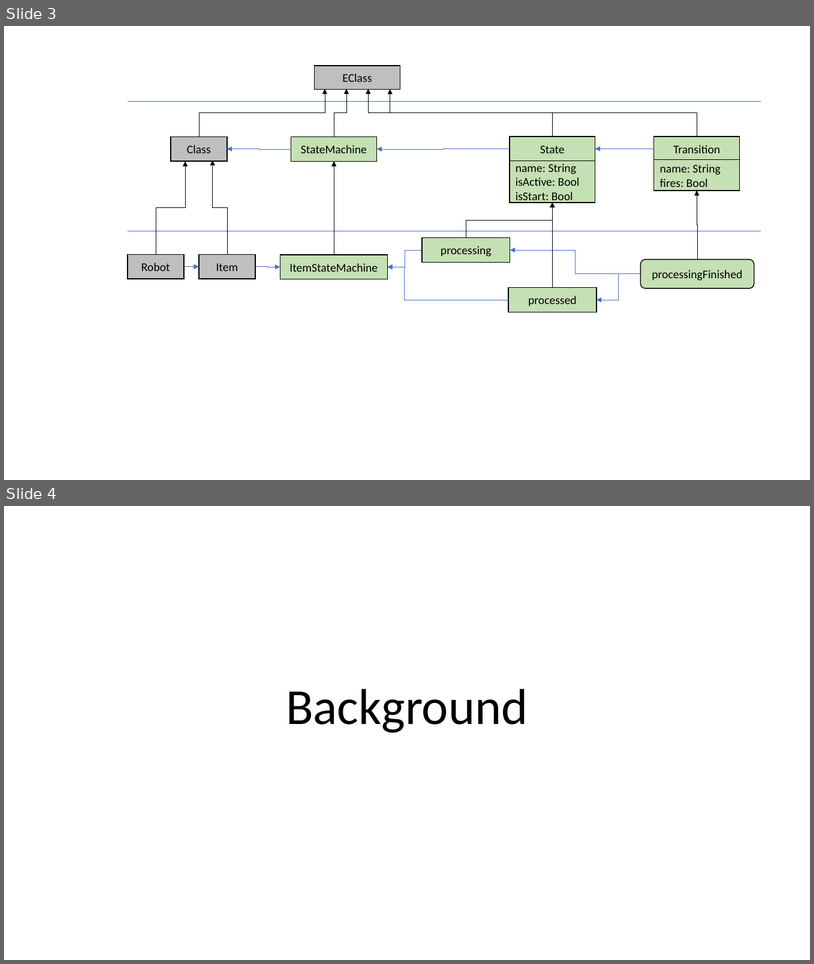
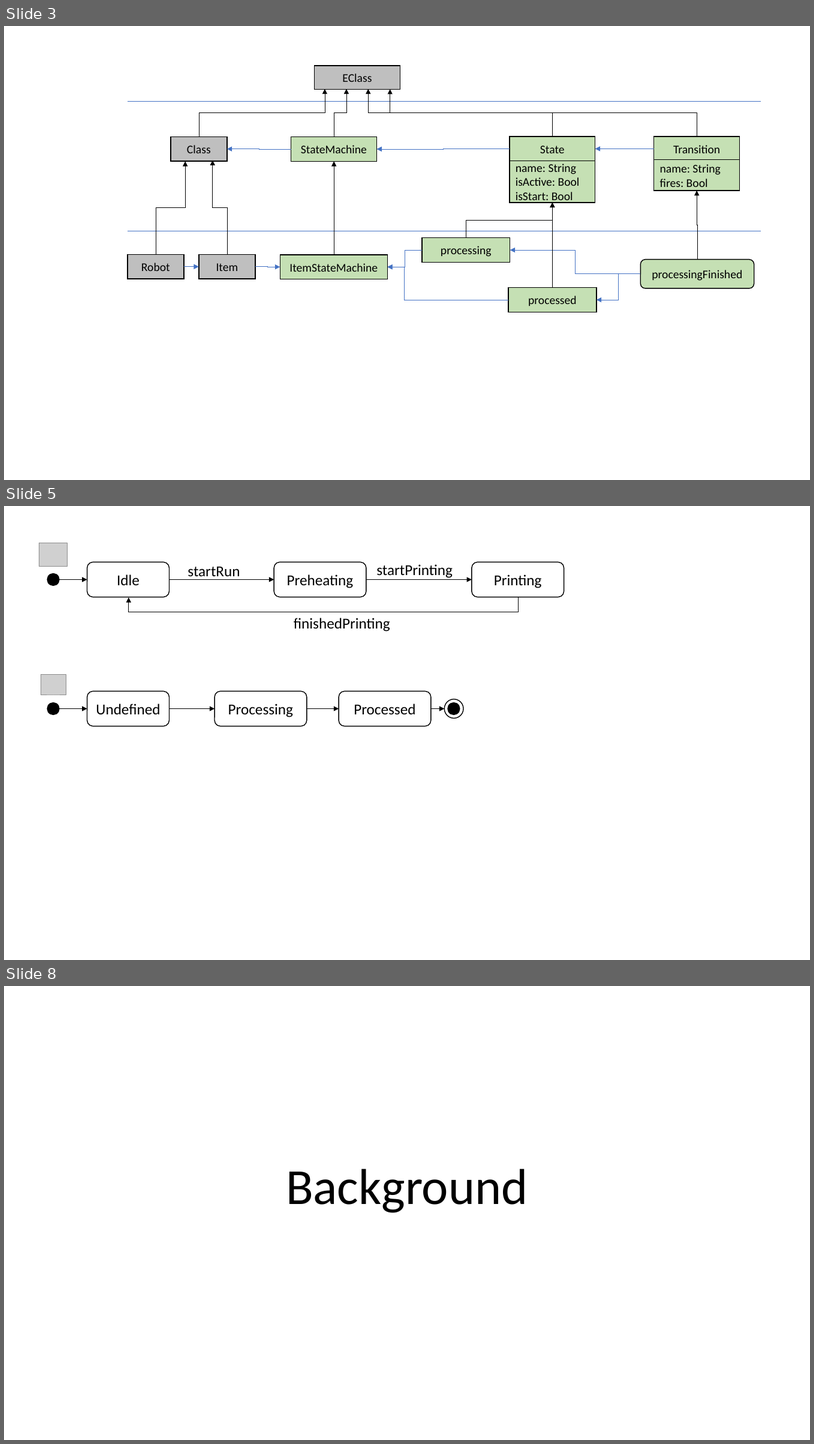
Before and after one commit to cdl-mint/at-journal, a slide deck: figures/2022_AT_Figures.pptx. Shown one above the other, each under a label of ours: slides 3 and 4 before the commit, slides 3, 5 and 8 after it; the slides between them are not shown. The pictures are 814x964 and 814x1444 pixels, drawn with LibreOffice and Linux fonts; fonts in the diff are those of the drawing; grey boxes stand for pictures. Boxes give left, top, right and bottom in pixels: in the first picture for what was removed or moved away, otherwise in the second. Text is boxed around its words. In the diff, an @@ line names an element or a change of style, - is before the commit and + after.

```diff
--- a/figures/2022_AT_Figures.pptx
+++ b/figures/2022_AT_Figures.pptx
@@ slide 5 added at (4,506,810,960), background #FFFFFF @@
@@ picture added at (39,543,68,567) @@
@@ ellipse added at (48,574,60,586), fill #000000, outline #000000 1 pt @@
@@ rounded rectangle added at (87,562,170,597), outline #000000 1 pt, 18 pt, text #000000 @@
+Idle
@@ text added at (188,566,240,580), 18 pt, text #000000 @@
+startRun
@@ rounded rectangle added at (275,562,366,597), outline #000000 1 pt, 18 pt, text #000000 @@
+Preheating
@@ text added at (377,564,453,578), 18 pt, text #000000 @@
+startPrinting
@@ rounded rectangle added at (472,562,564,597), outline #000000 1 pt, 18 pt, text #000000 @@
+Printing
@@ arrow added from (59, 580) to (87, 580), #000000 0.5 pt @@
@@ arrow added from (169, 580) to (275, 580), #000000 0.5 pt @@
@@ arrow added from (366, 580) to (472, 580), #000000 0.5 pt @@
@@ elbow arrow added from (519, 597) to (129, 597), #000000 0.5 pt @@
@@ text added at (294,618,390,631), 18 pt, text #000000 @@
+finishedPrinting
@@ picture added at (41,674,66,696) @@
@@ ellipse added at (48,703,60,715), fill #000000, outline #000000 1 pt @@
@@ rounded rectangle added at (87,691,170,726), outline #000000 1 pt, 18 pt, text #000000 @@
+Undefined
@@ rounded rectangle added at (215,691,306,726), outline #000000 1 pt, 18 pt, text #000000 @@
+Processing
@@ rounded rectangle added at (339,691,431,726), outline #000000 1 pt, 18 pt, text #000000 @@
+Processed
@@ ellipse added at (445,699,464,718), outline #000000 1 pt @@
@@ ellipse added at (448,703,460,715), fill #000000, outline #000000 1 pt @@
@@ arrow added from (59, 709) to (87, 709), #000000 0.5 pt @@
@@ arrow added from (169, 709) to (215, 709), #000000 0.5 pt @@
@@ arrow added from (307, 709) to (339, 709), #000000 0.5 pt @@
@@ arrow added from (431, 709) to (445, 709), #000000 0.5 pt @@
@@ what was slide 4 is now slide 8 @@
```
Also in this commit, not shown: 3 other slides added.
